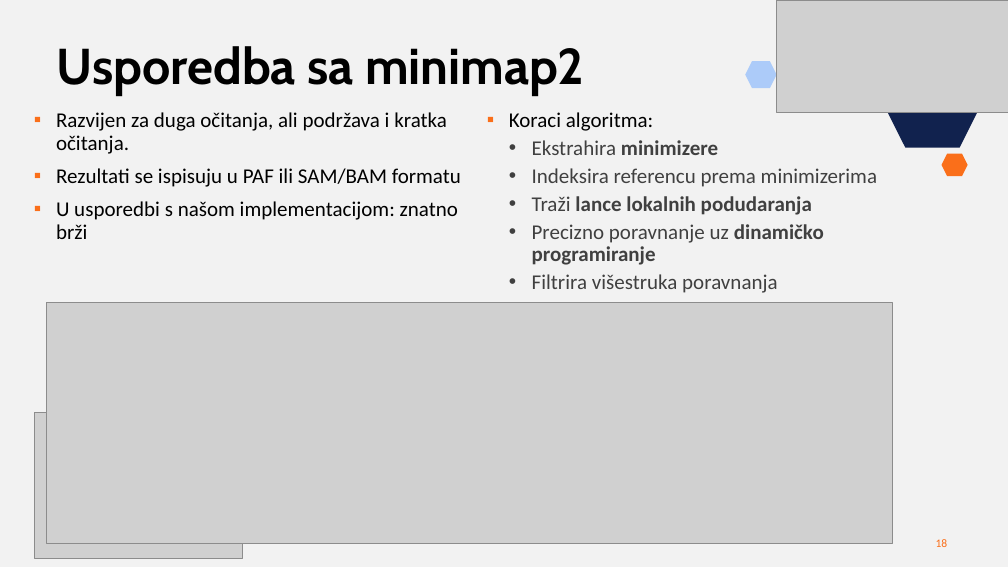
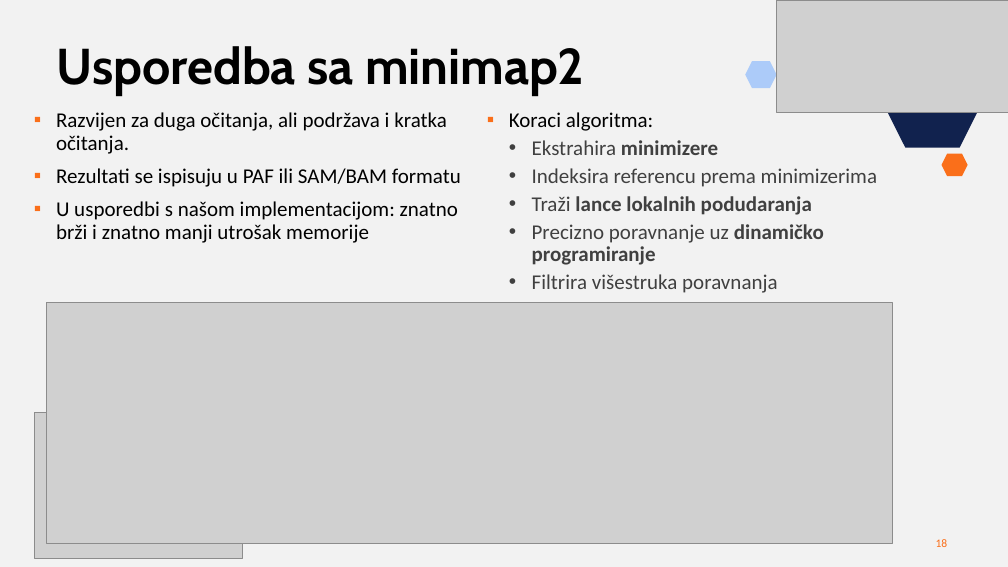
Before and after one commit to AnamarijaKic/bioinfo1, a slide deck: slide 18 of Alati_za_poravnanje_ocitanja_na_referntni_genom.pptx. Drawn at 1008x567 pixels with LibreOffice and Linux fonts; fonts in the diff are those of the drawing; grey boxes stand for pictures. Boxes give left, top, right and bottom in pixels: in the first picture for what was removed or moved away, otherwise in the second. Text is boxed around its words. In the diff, an @@ line names an element or a change of style, - is before the commit and + after.

Commit message:
Updated ppt (#26)

```diff
--- a/Alati_za_poravnanje_ocitanja_na_referntni_genom.pptx
+++ b/Alati_za_poravnanje_ocitanja_na_referntni_genom.pptx
@@ text at (56,201,458,243): text changed @@
-▪ U usporedbi s našom implementacijom: znatno brži
+▪ U usporedbi s našom implementacijom: znatno brži i znatno manji utrošak memorije
```
Also in this commit, not shown: 1 other slide changed.
